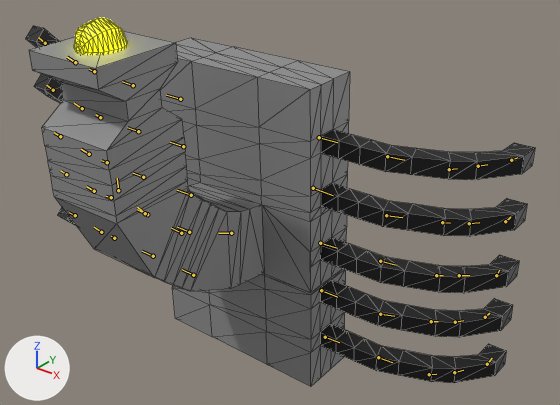
One commit to the glTF model KillSC/Asset/Models/Enemy/BossEnemyTypeOne.gltf: the scene before it, then after it.
One viewpoint serves both versions: a 50 mm camera at (21.5, -25.0, 24.4) aimed at (1.5, -0.1, 8.9). The lights are fixed; the arrows at lower left show +X, +Y and +Z. Both versions are drawn at frame 31 of the action 'RotationAttack'; the numbers are the values there. The bones that bend it are drawn over the model as lines. Mesh edges are drawn as thin lines.

Objects in the first picture: '立方体.013'.
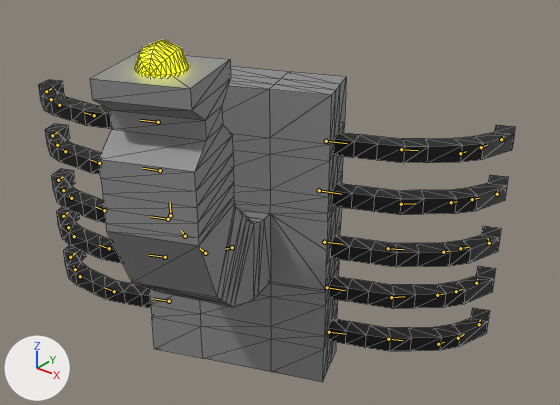
The edits, one by one:
Bone 'OriginBone' (bone_originbone) moves from (0.0, 0.76, 0.34) to (0.0, 0.57, 0.25).
Bone 'OriginBone' (bone_originbone) turns from (92, 0, 0) to (92, 20, 9) degrees about its own x, y and z.
Bone 'LegFiveBone_L' (bone_legfivebone_l) turns from (2, -133, -1) to (-1, 0, 1) degrees about its own x, y and z.
Bone 'LegFourBone_L' (bone_legfourbone_l) turns from (1, -133, -1) to (0, 0, 0) degrees about its own x, y and z.
Bone 'LegThreeBone_L' (bone_legthreebone_l) turns from (1, -133, -1) to (0, 0, 0) degrees about its own x, y and z.
Bone 'LegTwoBone_L' (bone_legtwobone_l) turns from (1, -133, -1) to (0, 0, 0) degrees about its own x, y and z.
Bone 'LegOneBone_L' (bone_legonebone_l) turns from (1, -133, -1) to (0, 0, 0) degrees about its own x, y and z.

Boxes (x1, y1, x2, y2) around the edits, measured in the pictures (560 x 405 px):
'立方体.013', posed (6% narrower, 7% shorter): before (26, 18, 535, 386); after (39, 40, 515, 382)
bone 'OriginBone', root to tip: before (231, 233) to (218, 233); after (232, 247) to (225, 249)
bone 'LegFiveBone_L', root to tip: before (193, 275) to (182, 269); after (169, 301) to (153, 298)
bone 'LegFourBone_L', root to tip: before (189, 232) to (177, 227); after (165, 257) to (149, 255)
bone 'LegThreeBone_L', root to tip: before (191, 195) to (177, 190); after (168, 219) to (150, 216)
bone 'LegTwoBone_L', root to tip: before (183, 146) to (170, 142); after (160, 170) to (142, 168)
bone 'LegOneBone_L', root to tip: before (180, 99) to (166, 95); after (158, 122) to (140, 120)
